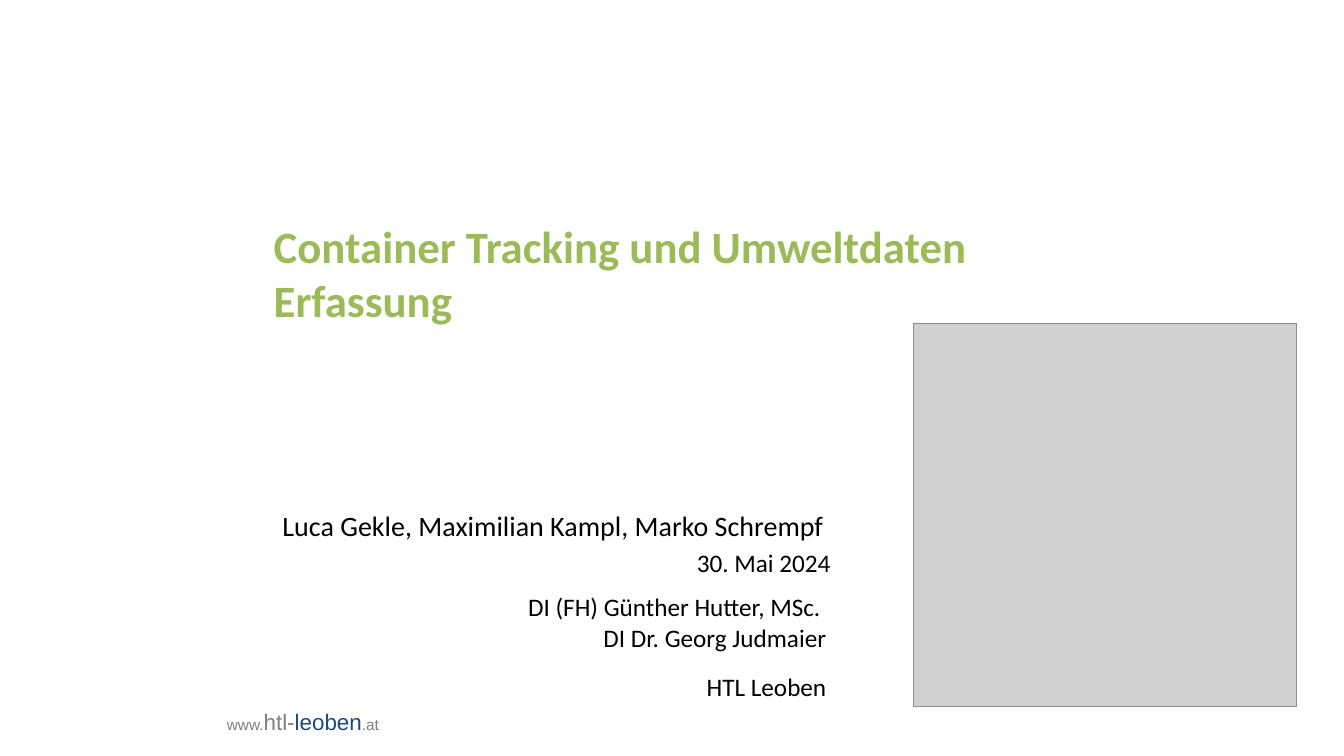
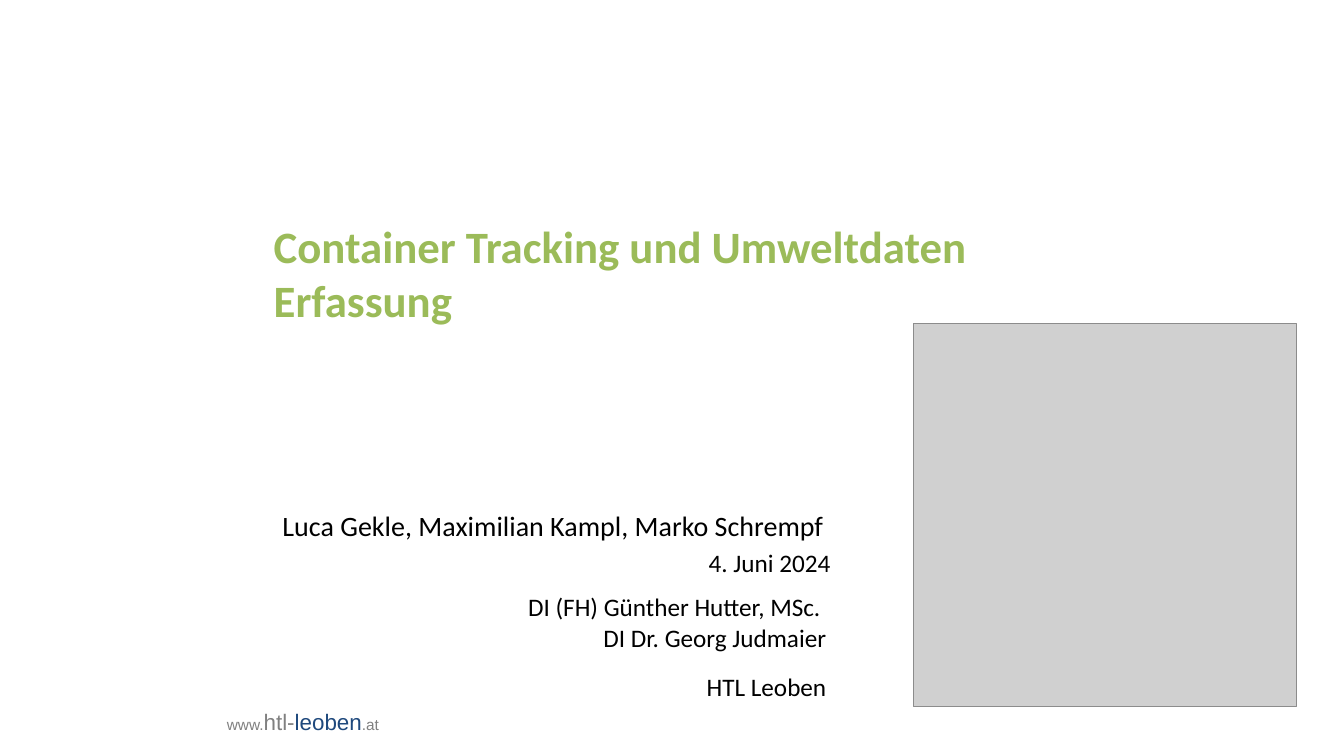
Before and after one commit to bitsneak/Contrude, a slide deck: slide 1 of Diplomarbeit/doc/Presentations/DA-Präsentation2024_Erstpräsentation.pptx. Drawn at 1344x756 pixels with LibreOffice and Linux fonts; fonts in the diff are those of the drawing; grey boxes stand for pictures; background and template pictures are left out. Boxes give left, top, right and bottom in pixels: in the first picture for what was removed or moved away, otherwise in the second. Text is boxed around its words. In the diff, an @@ line names an element or a change of style, - is before the commit and + after.

```diff
--- a/Diplomarbeit/doc/Presentations/DA-Präsentation2024_Erstpräsentation.pptx
+++ b/Diplomarbeit/doc/Presentations/DA-Präsentation2024_Erstpräsentation.pptx
@@ text at [709, 554, 830, 572]: text changed @@
-30. Mai 2024
+4. Juni 2024
```
Also in this commit, not shown: 1 slide added.
